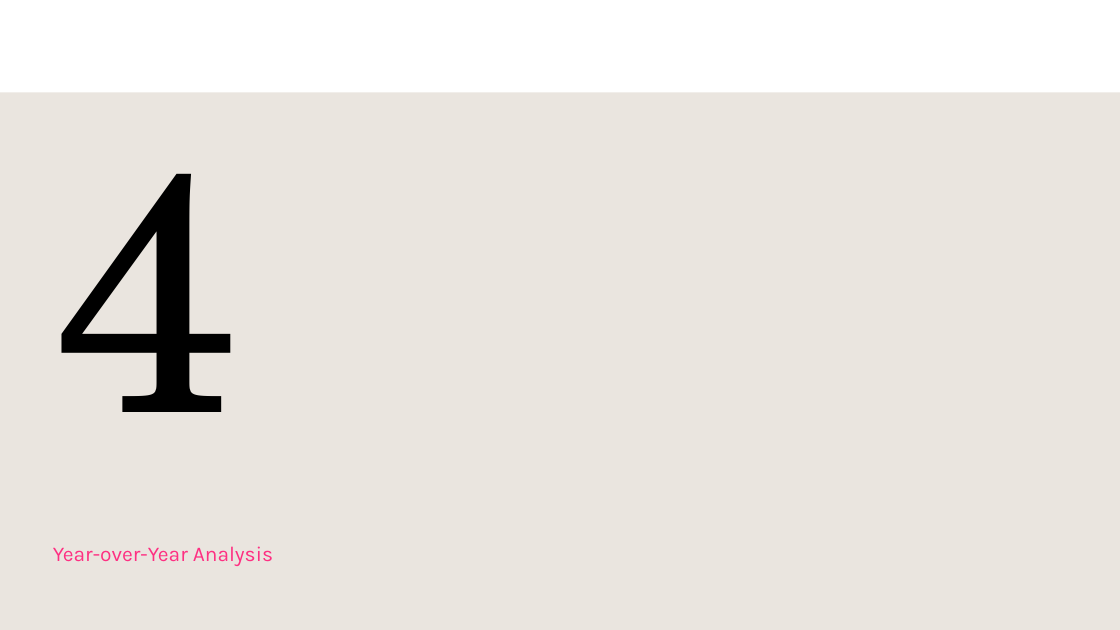
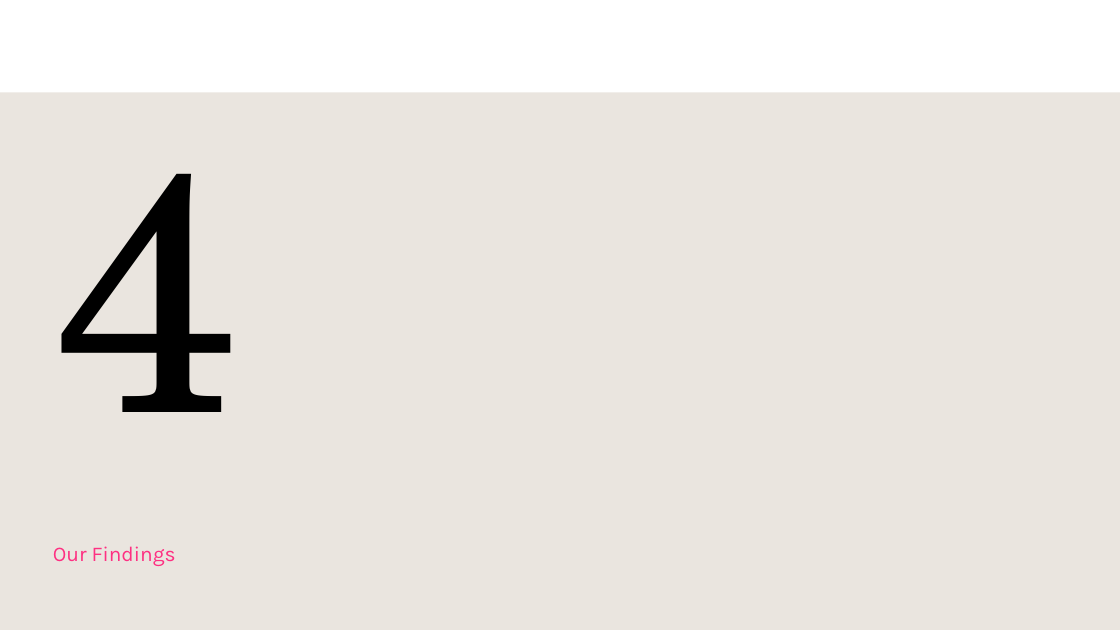
Before and after one commit to orlandojmarin/nyc-taxi-capstone, a slide deck: slide 13 of docs/TEST_Capstone_Presentation.pptx. Drawn at 1120x630 pixels with LibreOffice and Linux fonts; fonts in the diff are those of the drawing. Boxes give left, top, right and bottom in pixels: in the first picture for what was removed or moved away, otherwise in the second. Text is boxed around its words. In the diff, an @@ line names an element or a change of style, - is before the commit and + after.

```diff
--- a/docs/TEST_Capstone_Presentation.pptx
+++ b/docs/TEST_Capstone_Presentation.pptx
@@ subtitle at (x1=53, y1=546, x2=176, y2=566): text changed @@
-Year-over-Year Analysis
+Our Findings
```
Also in this commit, not shown: 12 other slides changed, 6 slides added, 19 slides removed, 2 other files.
